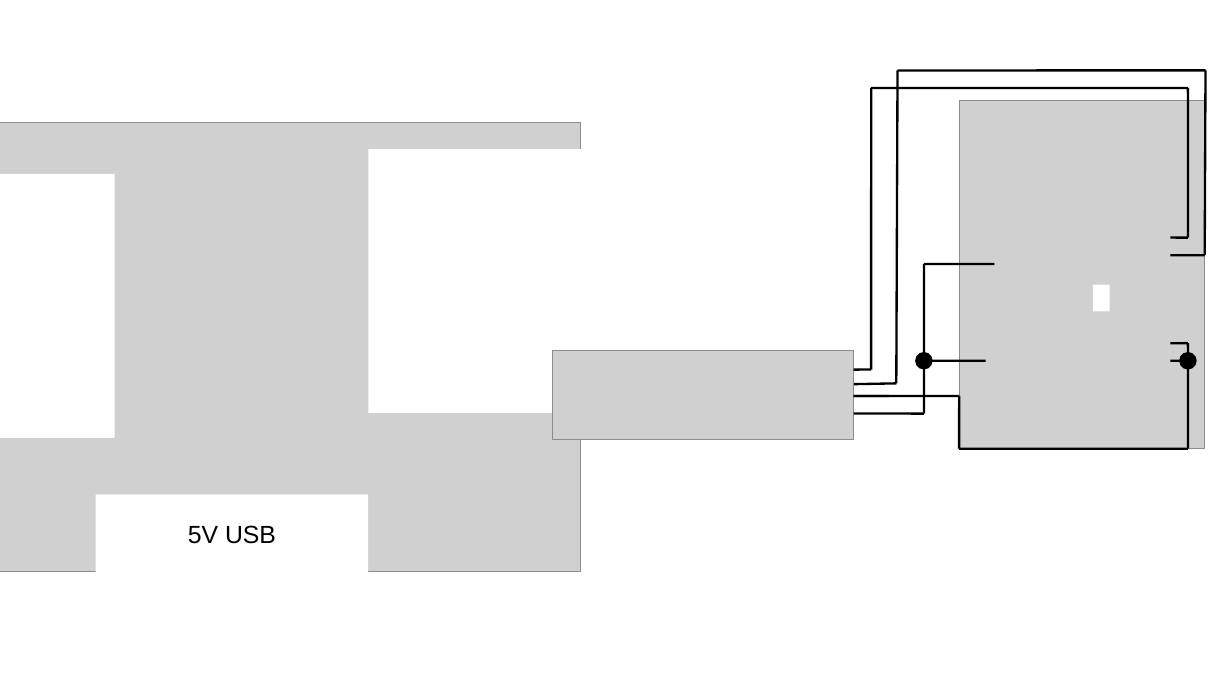
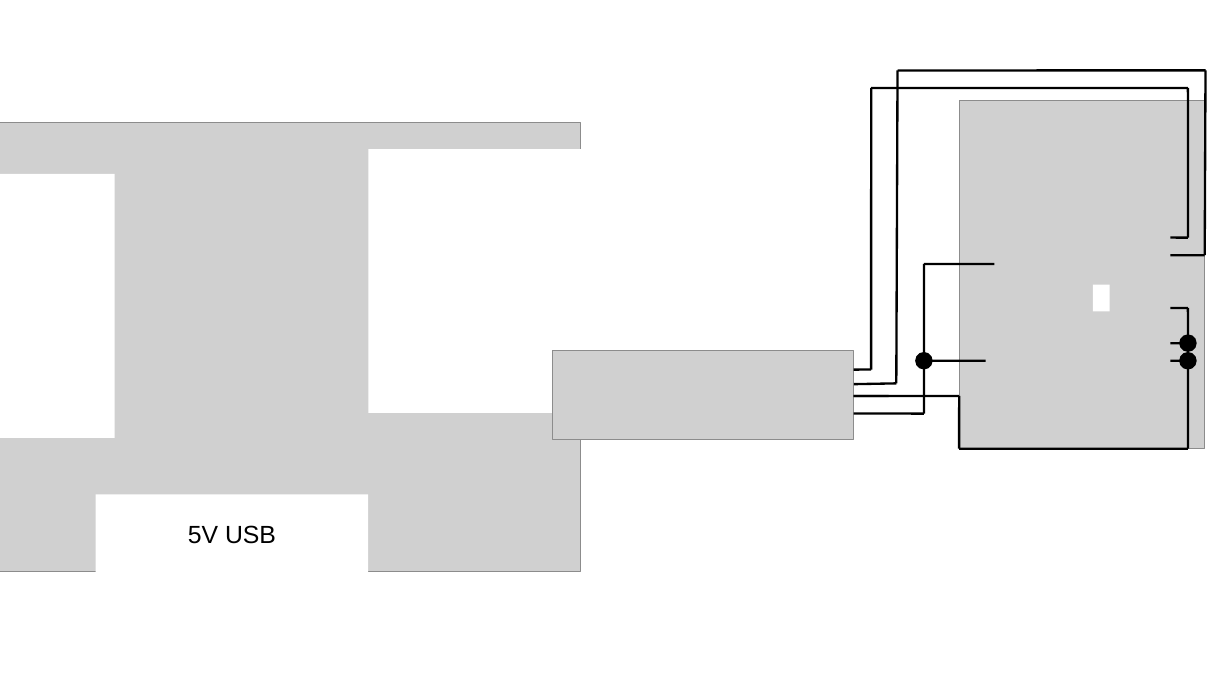
Before and after one commit to Noschvie/shrdzm, a slide deck: slide 16 of hardware/Wiring.odp. Drawn at 1232x693 pixels with LibreOffice and Linux fonts; fonts in the diff are those of the drawing; grey boxes stand for pictures. Boxes give left, top, right and bottom in pixels: in the first picture for what was removed or moved away, otherwise in the second. Text is boxed around its words. In the diff, an @@ line names an element or a change of style, - is before the commit and + after.

```diff
--- a/hardware/Wiring.odp
+++ b/hardware/Wiring.odp
@@ line added from (1188, 309) to (1171, 309), #000000 1.5 pt @@
@@ line moved from (1188, 343) - (1188, 449) to (1188, 309) - (1188, 449) @@
@@ ellipse added at box(1179, 334, 1197, 352), fill #000000 @@
```
Also in this commit, not shown: 1 other slide changed, 5 slides added, 3 slides removed.
